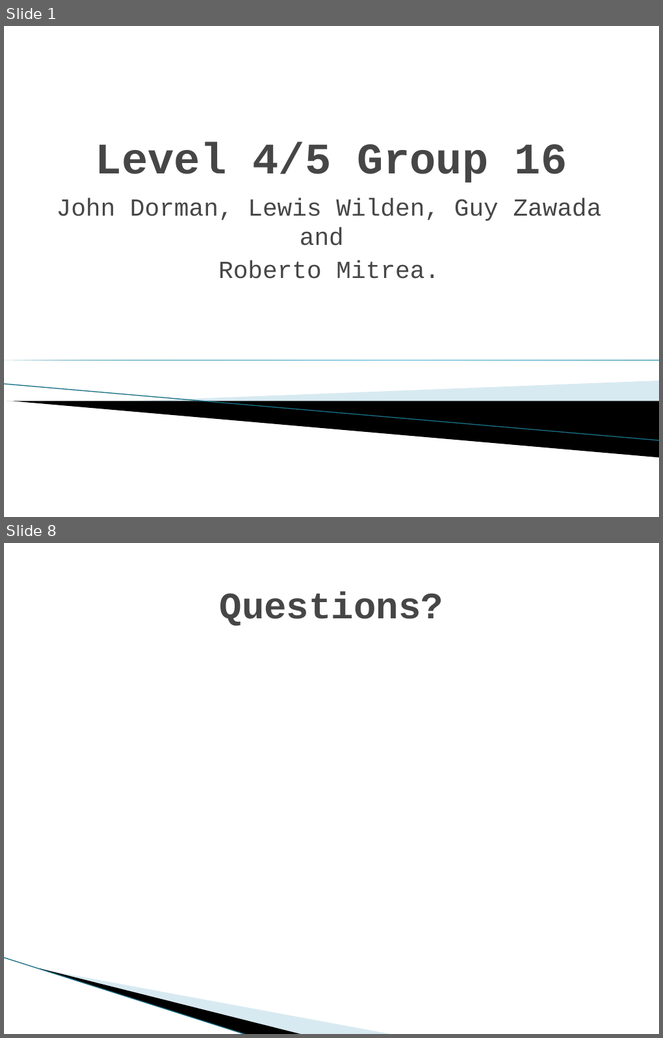
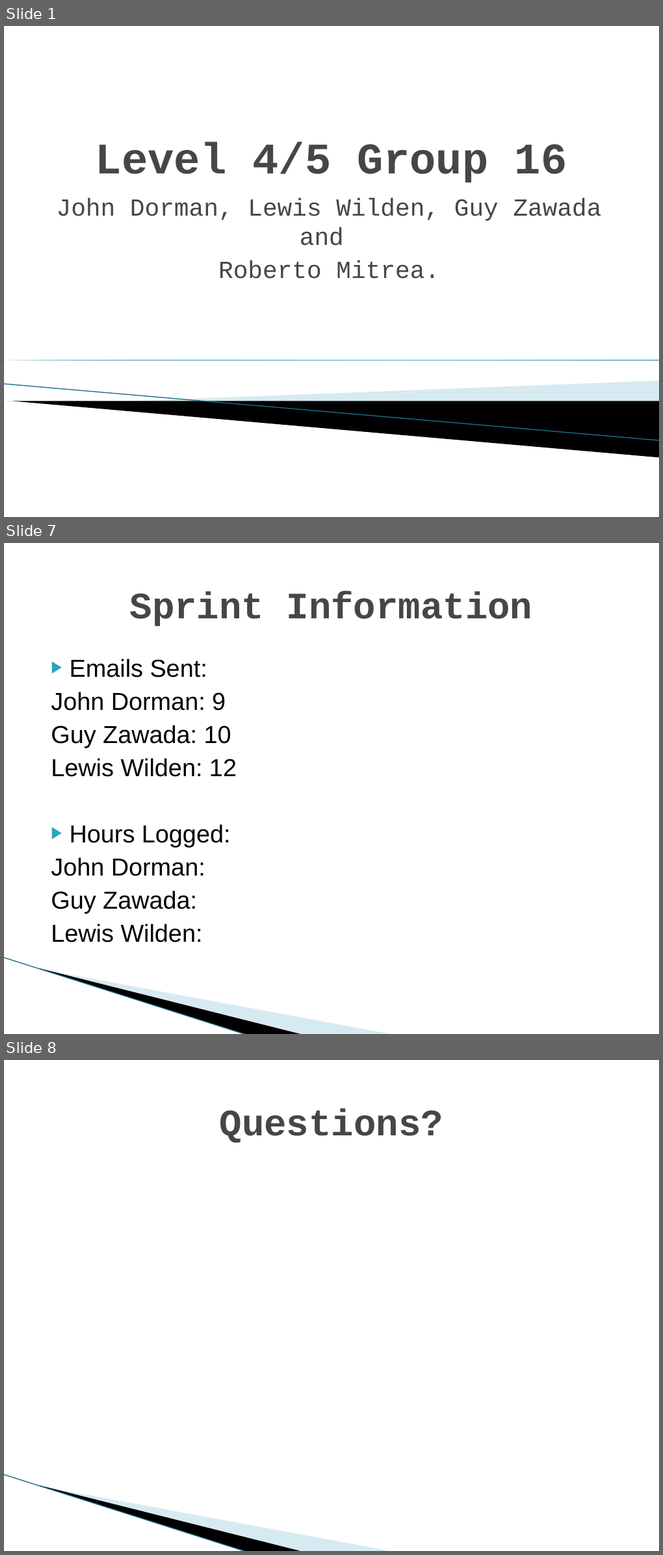
Before and after one commit to UoSGamesGroups/first-semester-l4-5-group-16, a slide deck: Presentations/First Pres.pptx. Shown one above the other, each under a label of ours: slides 1 and 8 before the commit, slides 1, 7 and 8 after it; the slides between them are not shown. The pictures are 663x1038 and 663x1555 pixels, drawn with LibreOffice and Linux fonts; fonts in the diff are those of the drawing; background and template pictures are left out. Boxes give left, top, right and bottom in pixels: in the first picture for what was removed or moved away, otherwise in the second. Text is boxed around its words. In the diff, an @@ line names an element or a change of style, - is before the commit and + after.

```diff
--- a/Presentations/First Pres.pptx
+++ b/Presentations/First Pres.pptx
@@ slide 7 added at bbox=[4, 543, 659, 1034], background #FFFFFF; not listed: 3 template elements that a slide beside it also shows @@
@@ title added at bbox=[130, 591, 533, 626], 41 pt, text #464646, bold @@
+Sprint Information
@@ text added at bbox=[51, 659, 237, 943], 27 pt, text #000000 @@
+▶ Emails Sent:
+John Dorman: 9
+Guy Zawada: 10
+Lewis Wilden: 12
+▶ Hours Logged:
+John Dorman:
+Guy Zawada:
+Lewis Wilden:
```
Also in this commit, not shown: 3 slides changed, 1 other slide added, 2 slides removed.
